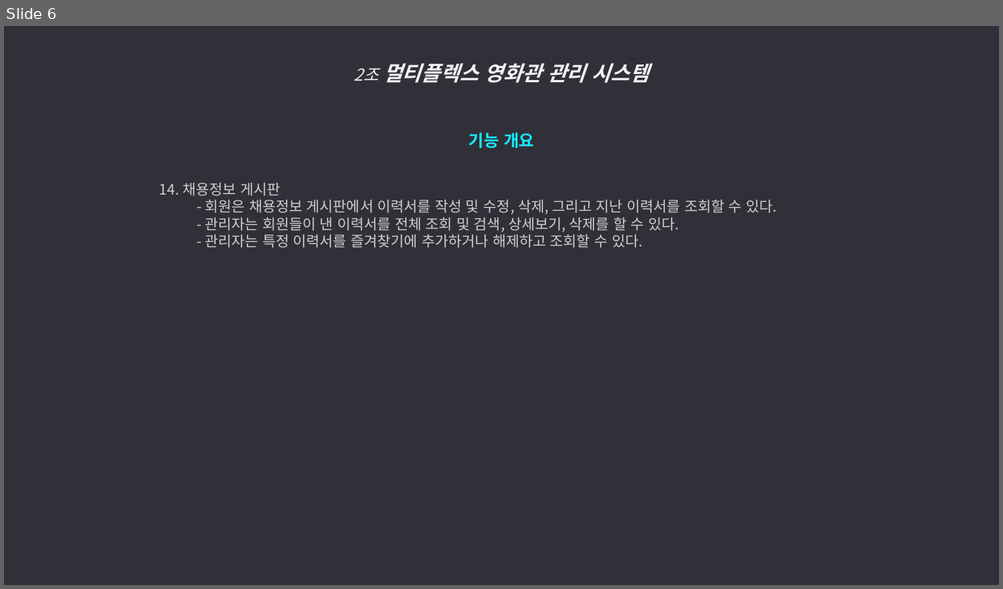
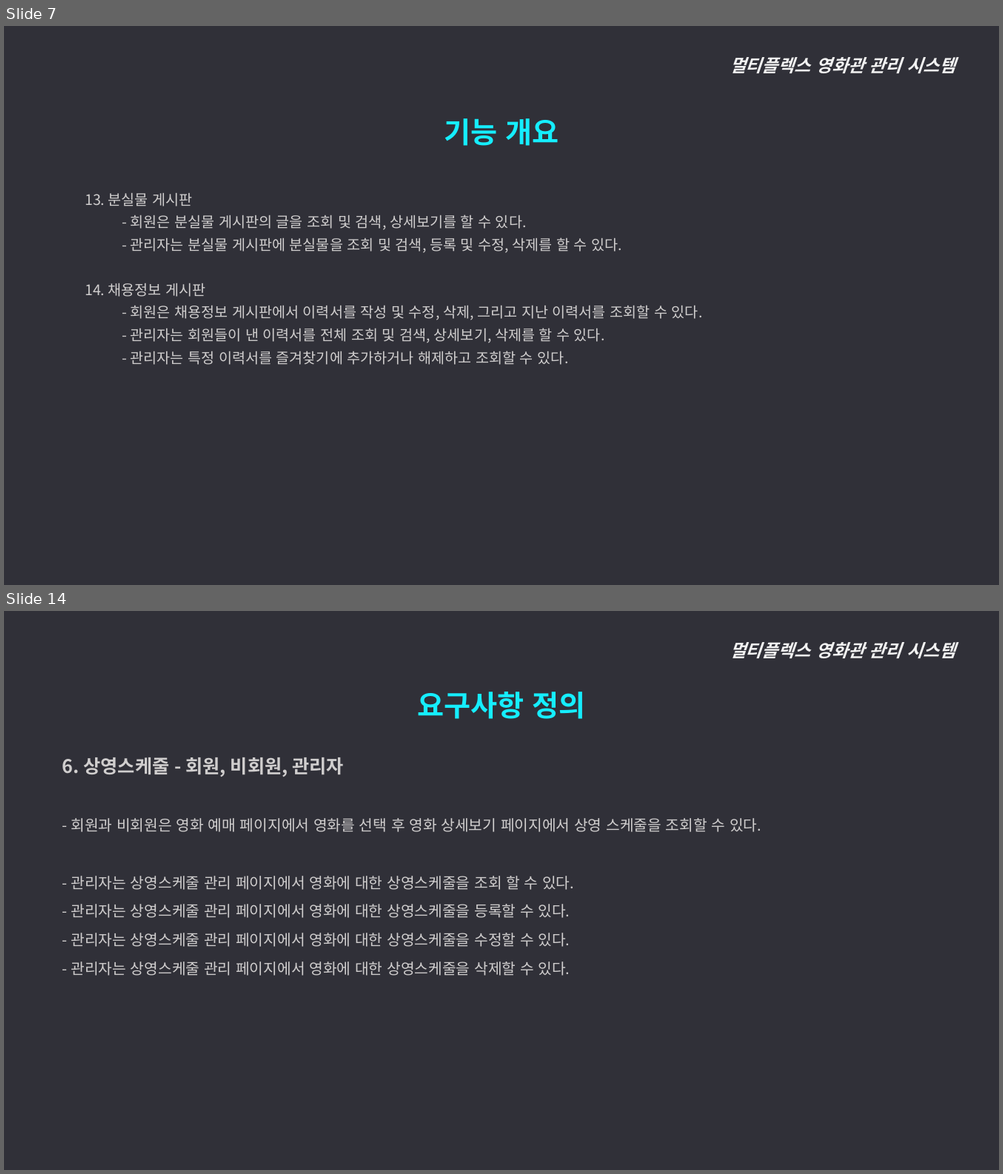
Before and after one commit to ywc-412/MultiplexTeamProject, a slide deck: 2조 시스템개요, 요구사항 정의.pptx. Shown one above the other, each under a label of ours: slide 6 before the commit, slides 7 and 14 after it; the slides between them are not shown. The pictures are 1003x589 and 1003x1174 pixels, drawn with LibreOffice and Linux fonts; fonts in the diff are those of the drawing. Boxes give left, top, right and bottom in pixels: in the first picture for what was removed or moved away, otherwise in the second. Text is boxed around its words. In the diff, an @@ line names an element or a change of style, - is before the commit and + after.

Commit message:
요구사항정의 추가

```diff
--- a/2조 시스템개요, 요구사항 정의.pptx
+++ b/2조 시스템개요, 요구사항 정의.pptx
@@ slide 14 added at (4, 611, 999, 1170), background #303038 @@
@@ text added at (729, 642, 955, 658), 17 pt, text #F2F2F2, bold, italic @@
+멀티플렉스 영화관 관리 시스템
@@ text added at (417, 692, 585, 719), 28 pt, text #15EEFF, bold @@
+요구사항 정의
@@ text added at (62, 758, 761, 976), 14.5 pt, text #D0CECE @@
+  6. 상영스케줄 - 회원, 비회원, 관리자
+  - 회원과 비회원은 영화 예매 페이지에서 영화를 선택 후 영화 상세보기 페이지에서 상영 스케줄을 조회할 수 있다.
+  - 관리자는 상영스케줄 관리 페이지에서 영화에 대한 상영스케줄을 조회 할 수 있다.
+  - 관리자는 상영스케줄 관리 페이지에서 영화에 대한 상영스케줄을 등록할 수 있다.
+  - 관리자는 상영스케줄 관리 페이지에서 영화에 대한 상영스케줄을 수정할 수 있다.
+  - 관리자는 상영스케줄 관리 페이지에서 영화에 대한 상영스케줄을 삭제할 수 있다.
@@ what was slide 6 is now slide 7 @@
@@ slide 7 changed as well @@
@@ text at (729, 57, 955, 73): text changed; size 20 to 17 pt @@
-2조 멀티플렉스 영화관 관리 시스템
+멀티플렉스 영화관 관리 시스템
@@ text added at (444, 118, 558, 146), 28 pt, text #15EEFF, bold @@
+기능 개요
@@ text "13. 분실물 게시판": place and size @@
-text "13. 분실물 게시판" at (159, 133, 777, 248)
+text "13. 분실물 게시판" at (85, 193, 703, 365)
@@ text at (85, 193, 622, 253): text changed; size 16 to 14 pt; text colour #15EEFF to #D0CECE; bold off @@
-기능 개요
+  13. 분실물 게시판
+    - 회원은 분실물 게시판의 글을 조회 및 검색, 상세보기를 할 수 있다.
+    - 관리자는 분실물 게시판에 분실물을 조회 및 검색, 등록 및 수정, 삭제를 할 수 있다.
@@ text at (85, 284, 703, 365): list level 4 to 2 in "14. 채용정보 게시판"; line spacing 1 to 1.3; list level 5 to 3 in "- 회원은 채용정보 게시판에서 이력서를 ..."; list level 5 to 3 in "- 관리자는 회원들이 낸 이력서를 ..."; list level 5 to 3 in "- 관리자는 특정 이력서를 즐겨찾기에 ..." @@
```
Also in this commit, not shown: 5 other slides changed, 10 other slides added, 1 other file.
